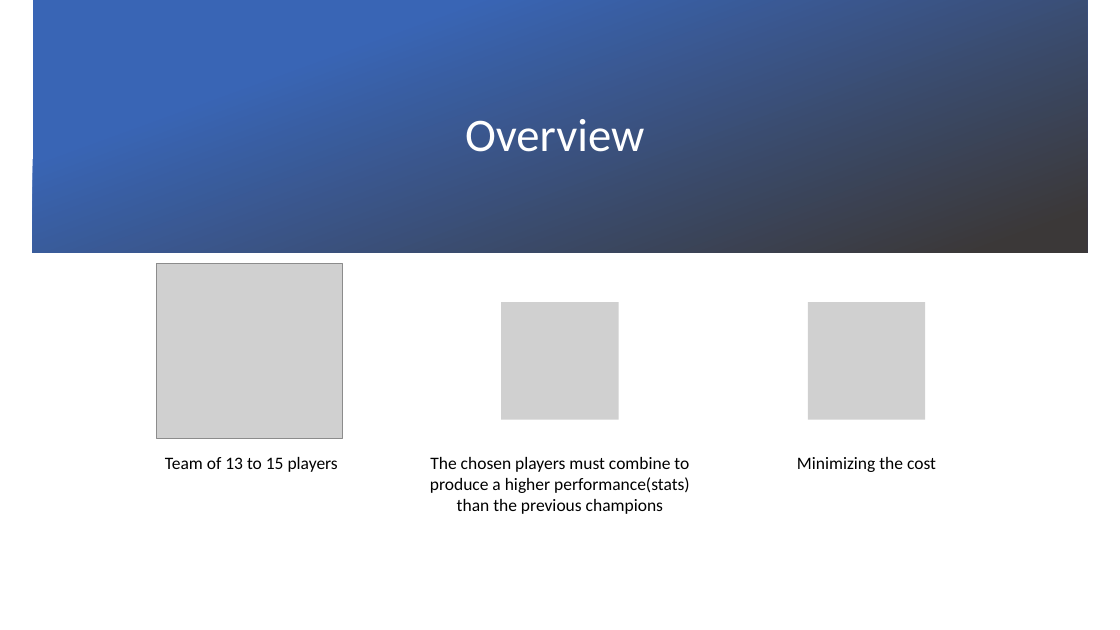
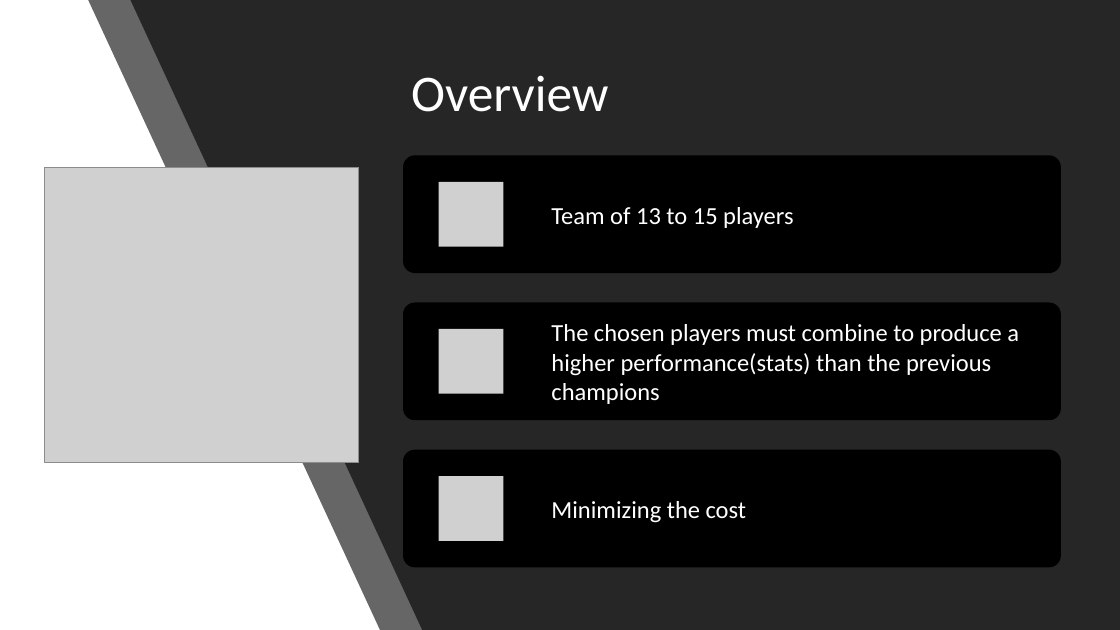
Before and after one commit to Math441Iguess/Math441NBAStuff, a slide deck: slide 3 of Creating a Championship Winning NBA Team (1).pptx. Drawn at 1120x630 pixels with LibreOffice and Linux fonts; fonts in the diff are those of the drawing; grey boxes stand for pictures; background and template pictures are left out. Boxes give left, top, right and bottom in pixels: in the first picture for what was removed or moved away, otherwise in the second. Text is boxed around its words. In the diff, an @@ line names an element or a change of style, - is before the commit and + after.

```diff
--- a/Creating a Championship Winning NBA Team (1).pptx
+++ b/Creating a Championship Winning NBA Team (1).pptx
@@ background picture (left out) to #000000 @@
@@ rectangle added at [0, 0, 1120, 630], fill #FFFFFF @@
@@ rectangle removed at [33, 0, 1088, 253] @@
@@ freeform shape added at [88, 0, 1119, 630], fill #262626 at 70% opacity @@
@@ freeform shape added at [130, 0, 1120, 630], fill #262626 @@
@@ title "Overview": place and size @@
-title "Overview" at [465, 119, 644, 152]
+title "Overview" at [411, 75, 608, 112]
@@ title "Overview" at [411, 75, 608, 112]: size 40 to 44 pt; alignment centre to left @@
@@ picture: place and size @@
-picture at [156, 264, 343, 439]
+picture at [45, 167, 360, 463]
@@ text "Team of 13 to 15 ...": place and size @@
-text "Team of 13 to 15 ..." at [165, 457, 338, 472]
+text "Team of 13 to 15 ..." at [551, 207, 793, 228]
@@ picture removed at [502, 302, 619, 420] @@
@@ size 15 to 21 pt, text colour #000000 to #FFFFFF; alignment centre to left; more space between paragraphs; vertical alignment top to middle in 3 elements at [551, 501, 747, 523], [551, 207, 793, 228], [551, 324, 1019, 404] @@
@@ text "The chosen players must combine ...": place and size @@
-text "The chosen players must combine ..." at [430, 457, 690, 514]
+text "The chosen players must combine ..." at [551, 324, 1019, 404]
@@ group added at [403, 155, 1061, 567]: 3 rounded rectangles, 2 pictures @@
@@ picture: place and size @@
-picture at [808, 302, 926, 420]
+picture at [439, 476, 503, 541]
@@ text "Minimizing the cost": place and size @@
-text "Minimizing the cost" at [797, 457, 936, 472]
+text "Minimizing the cost" at [551, 501, 747, 523]
```
Also in this commit, not shown: 13 other slides changed.
